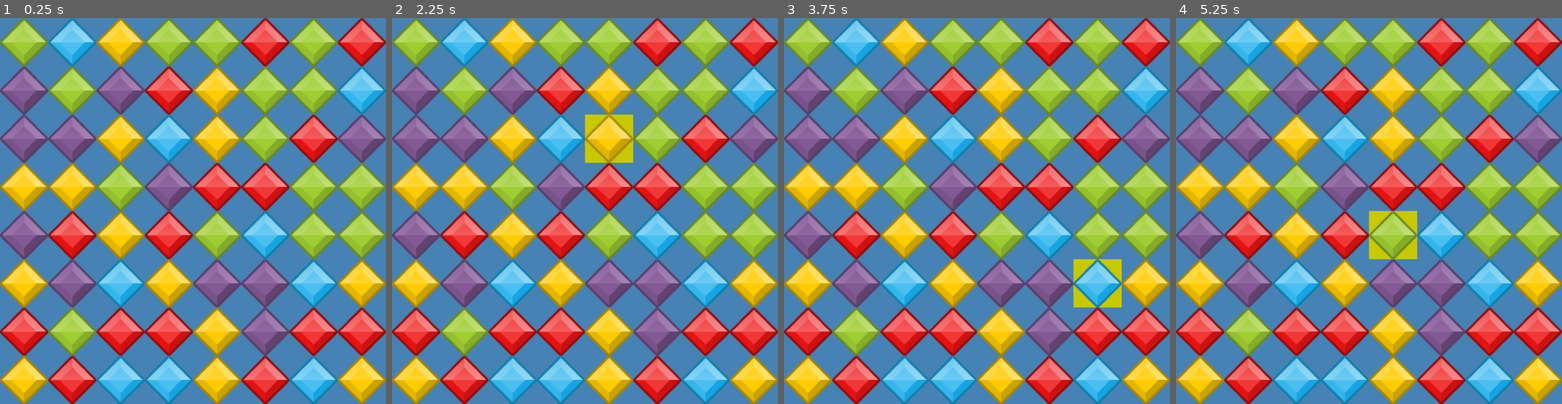
Above: before the commit, frames 1-4 (left to right).
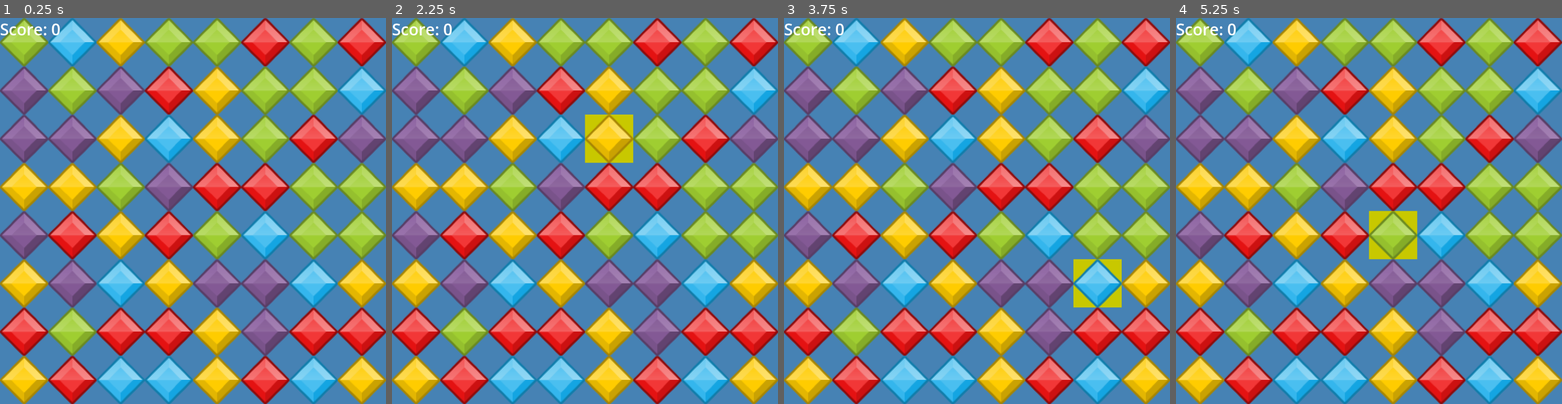
Above: after the commit, the same moments.

Repository: willroberts/begemmed
Game: Godot game, scene res://main.tscn
Same seed, same stepped clock (60 frames per second), same inputs: the game is played once before the commit and once after it.
Inputs (mouse positions are in pixels of both pictures, inside the frame that each line leads up to):
- Up to frame 1 (0.25 s): no input
- Up to frame 2 (2.25 s): tap Enter at 0.5, 2 s; move the mouse to (669, 191) at 0.52 s; click (669, 191) at 0.67 s; tap Space at 1.25 s; move the mouse to (507, 230) at 1.27 s; click (507, 230) at 1.42 s; move the mouse to (623, 126) at 2.02 s; click (623, 126) at 2.17 s
- Up to frame 3 (3.75 s): tap Space at 2.75 s; move the mouse to (957, 288) at 2.77 s; click (957, 288) at 2.92 s; tap Enter at 3.5 s; move the mouse to (1092, 268) at 3.52 s; click (1092, 268) at 3.67 s
- Up to frame 4 (5.25 s): tap Space at 4.25 s; move the mouse to (1253, 153) at 4.27 s; click (1253, 153) at 4.42 s; move the mouse to (1388, 211) at 5.02 s; click (1388, 211) at 5.17 s

The runs differ from the first frame. In frame 1, 0.2% of the frame differs, in the area x 0-16%, y 1-5%; in frame 2, 0.2%; in frame 3, 0.2%; in frame 4, 0.2%.

Commit message:
Adds score tracking

Diff:
--- a/grid.gd
+++ b/grid.gd
@@ -85,15 +85,17 @@
 	grid_contents[second.y][second.x].set_highlight(false)
 
 	# Process until no further matches exist:
+	var total_deleted: int = 0
 	while true:
 		var matches = find_matches(grid_contents)
 		if len(matches) == 0: break
+		total_deleted += len(matches)
 		await animate_gem_destruction(grid_contents, matches)
 		apply_gravity(grid_contents)
 		fill_empty_spaces(grid_contents)
 		await get_tree().create_timer(0.3).timeout
 
-	return 0 # TODO: Replace with score.
+	return total_deleted
 
 func animate_gem_destruction(grid_contents: Array, matches: Array) -> void:
 	''' Animates gems being destroyed by applying an upward impulse and simulating gravity.
--- a/main.gd
+++ b/main.gd
@@ -2,15 +2,10 @@
 
 @onready var GRID_SIZE: int = $Grid.GRID_SIZE
 @onready var GEM_SIZE: int = $Grid.GEM_SIZE
+@onready var score_label = $ScoreLabel
 
 var score := 0
 var selected_cell := Vector2i(-1, -1)
-
-'''
-TODO:
-- Add the number of deleted gems to the score.
-- Display the score on the screen.
-'''
 
 func _ready() -> void:
 	RenderingServer.set_default_clear_color(Color.STEEL_BLUE)
@@ -54,6 +49,7 @@
 		return
 	var points = await $Grid.swap_gems_and_explode_matches($Grid.gem_nodes, clicked_cell, selected_cell)
 	score += points
+	$ScoreLabel.text = "Score: %d" % score
 	reset_selection()
 
 func reset_selection() -> void:
--- a/main.tscn
+++ b/main.tscn
@@ -7,3 +7,9 @@
 script = ExtResource("1_ig7tw")
 
 [node name="Grid" parent="." instance=ExtResource("2_0xm2m")]
+
+[node name="ScoreLabel" type="Label" parent="."]
+offset_right = 410.0
+offset_bottom = 78.0
+theme_override_font_sizes/font_size = 48
+text = "Score: 0"
